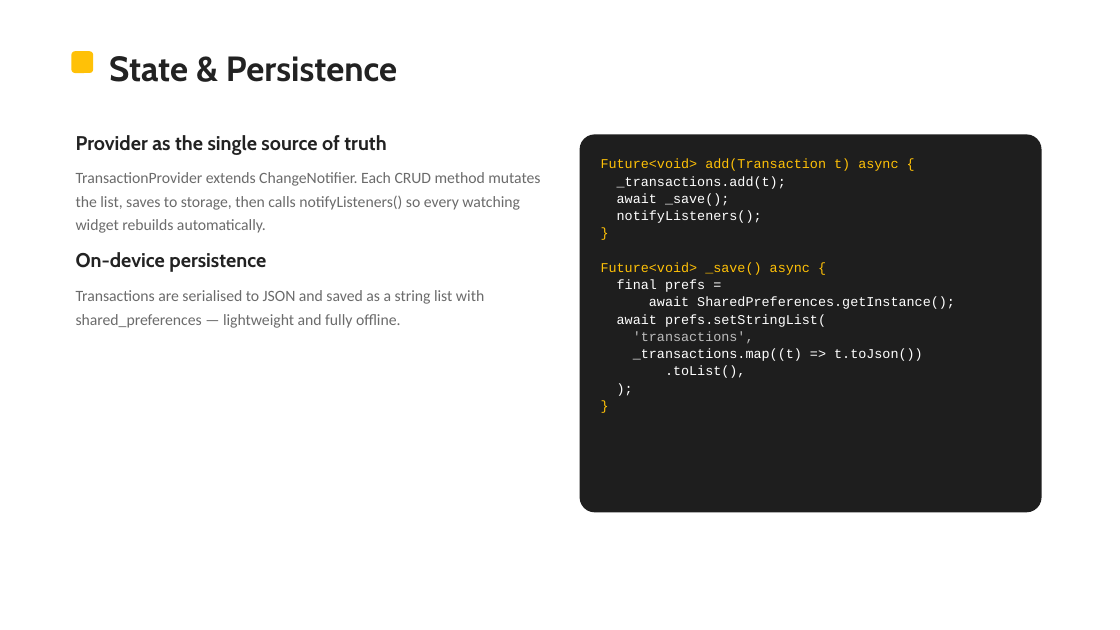
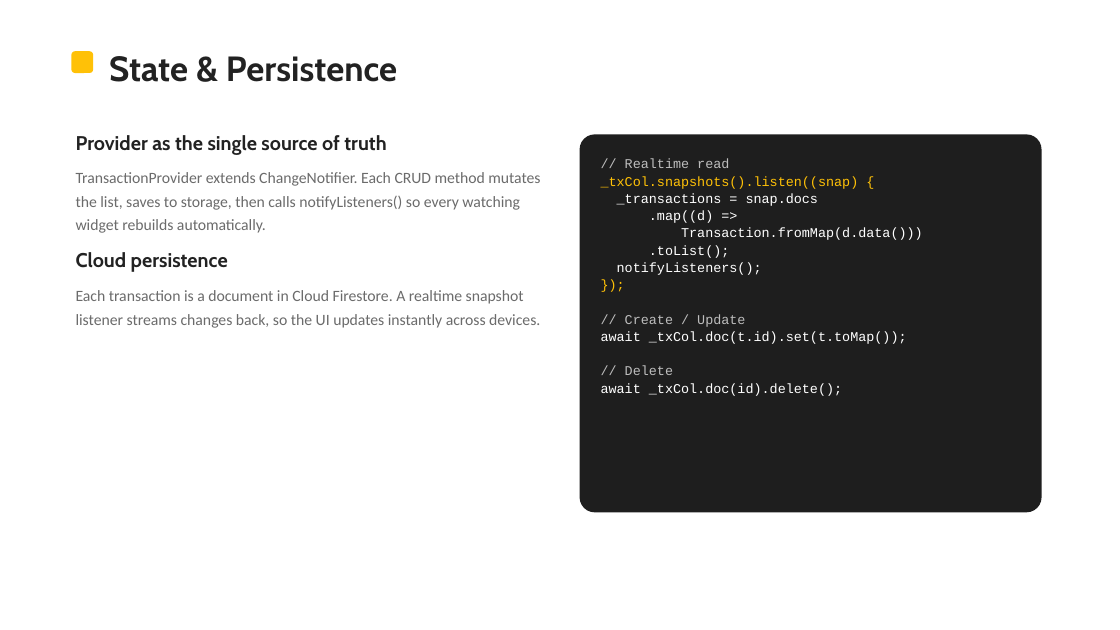
Before and after one commit to LBBT-God/expense-tracker, a slide deck: slide 8 of docs/My_Wallet_Presentation.pptx. Drawn at 1120x630 pixels with LibreOffice and Linux fonts; fonts in the diff are those of the drawing. Boxes give left, top, right and bottom in pixels: in the first picture for what was removed or moved away, otherwise in the second. Text is boxed around its words. In the diff, an @@ line names an element or a change of style, - is before the commit and + after.

Commit message:
Migrate data layer to Cloud Firestore; add Firebase setup, manual & updated docs
- Replace shared_preferences with firebase_core + cloud_firestore
- Add lib/firebase_options.dart (web) for the shared Firebase project
- Realtime snapshot listener for transactions; budget in settings/app
- Update tests to use fake_cloud_firestore (12 passing)
- Update README, project report and slides to reflect Firebase
- Add docs/USER_MANUAL.md (setup & demo guide for the team)

```diff
--- a/docs/My_Wallet_Presentation.pptx
+++ b/docs/My_Wallet_Presentation.pptx
@@ text at (x1=601, y1=159, x2=923, y2=258): text changed; text colour #FFC107 to #FFFFFF @@
-Future<void> add(Transaction t) async {
-_transactions.add(t);
-await _save();
+// Realtime read
+_txCol.snapshots().listen((snap) {
+_transactions = snap.docs
+.map((d) =>
+Transaction.fromMap(d.data()))
+.toList();
@@ text at (x1=76, y1=252, x2=540, y2=328): text changed @@
-On-device persistence
-Transactions are serialised to JSON and saved as a string list with shared_preferences — lightweight and fully offline.
+Cloud persistence
+Each transaction is a document in Cloud Firestore. A realtime snapshot listener streams changes back, so the UI updates instantly across devices.
@@ text at (x1=601, y1=314, x2=907, y2=396): text changed @@
-}
-Future<void> _save() async {
-final prefs =
-await SharedPreferences.getInstance();
-await prefs.setStringList(
-'transactions',
-_transactions.map((t) => t.toJson())
-.toList(),
-);
-}
+});
+// Create / Update
+await _txCol.doc(t.id).set(t.toMap());
+// Delete
+await _txCol.doc(id).delete();
```
Also in this commit, not shown: 10 other slides changed, 15 other files.
